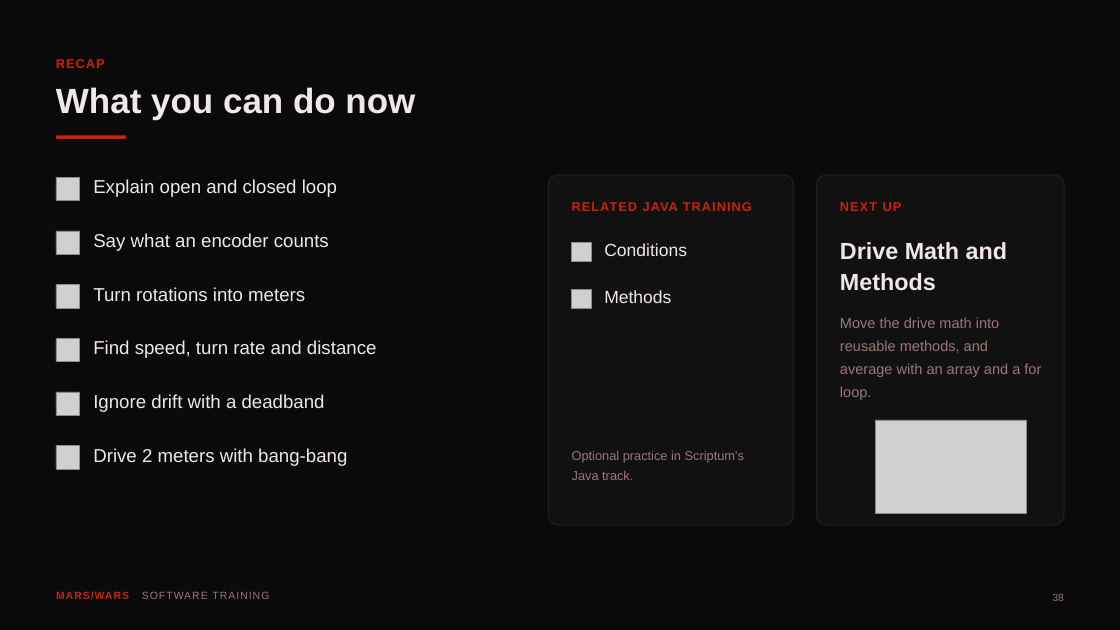
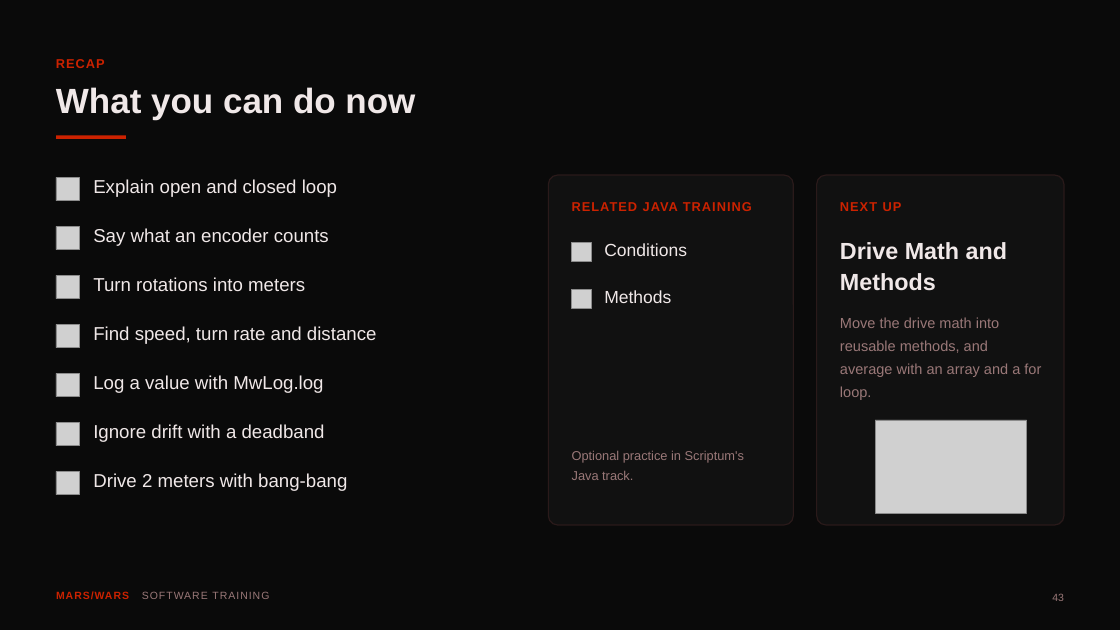
Before and after one commit to FRC-Team-4143/scriptum-lessons, a slide deck: slide 43 of deck2-sensors-and-feedback.pptx (slide 38 before the commit). Drawn at 1120x630 pixels with LibreOffice and Linux fonts; fonts in the diff are those of the drawing; grey boxes stand for pictures. Boxes give left, top, right and bottom in pixels: in the first picture for what was removed or moved away, otherwise in the second. Text is boxed around its words. In the diff, an @@ line names an element or a change of style, - is before the commit and + after.

```diff
--- a/deck2-sensors-and-feedback.pptx
+++ b/deck2-sensors-and-feedback.pptx
@@ picture: place and size @@
-picture at (56,231,80,254)
+picture at (56,226,80,250)
@@ text "Say what an encoder counts": place and size @@
-text "Say what an encoder counts" at (93,233,329,251)
+text "Say what an encoder counts" at (93,228,329,246)
@@ picture removed at (56,284,80,308) @@
@@ picture added at (56,276,80,299) @@
@@ text "Turn rotations into meters": place and size @@
-text "Turn rotations into meters" at (93,287,305,301)
+text "Turn rotations into meters" at (93,277,305,291)
@@ picture added at (56,324,80,348) @@
@@ text "Find speed, turn rate and ...": place and size @@
-text "Find speed, turn rate and ..." at (93,340,377,358)
+text "Find speed, turn rate and ..." at (93,326,377,344)
@@ picture removed at (56,338,80,362) @@
@@ picture added at (56,374,80,397) @@
@@ text added at (93,375,323,393), 24 pt, text #F0E8E8 @@
+Log a value with MwLog.log
@@ picture removed at (56,392,80,416) @@
@@ picture removed at (56,446,80,469) @@
@@ picture added at (56,422,80,446) @@
@@ text "Ignore drift with a deadband": place and size @@
-text "Ignore drift with a deadband" at (93,394,325,412)
+text "Ignore drift with a deadband" at (93,424,325,442)
@@ picture added at (56,472,80,495) @@
@@ text "Drive 2 meters with bang-bang": place and size @@
-text "Drive 2 meters with bang-bang" at (93,448,347,466)
+text "Drive 2 meters with bang-bang" at (93,473,347,491)
@@ text at (1052,594,1064,601): text changed @@
-38
+43
```
Also in this commit, not shown: 17 other slides changed, 5 slides added, 3 other files.
